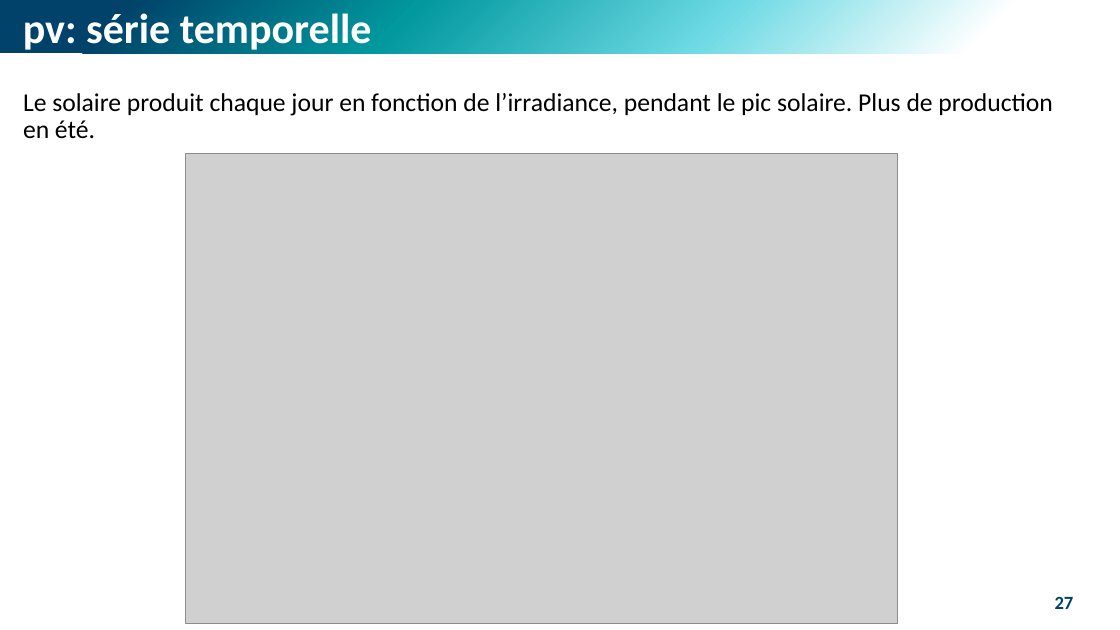
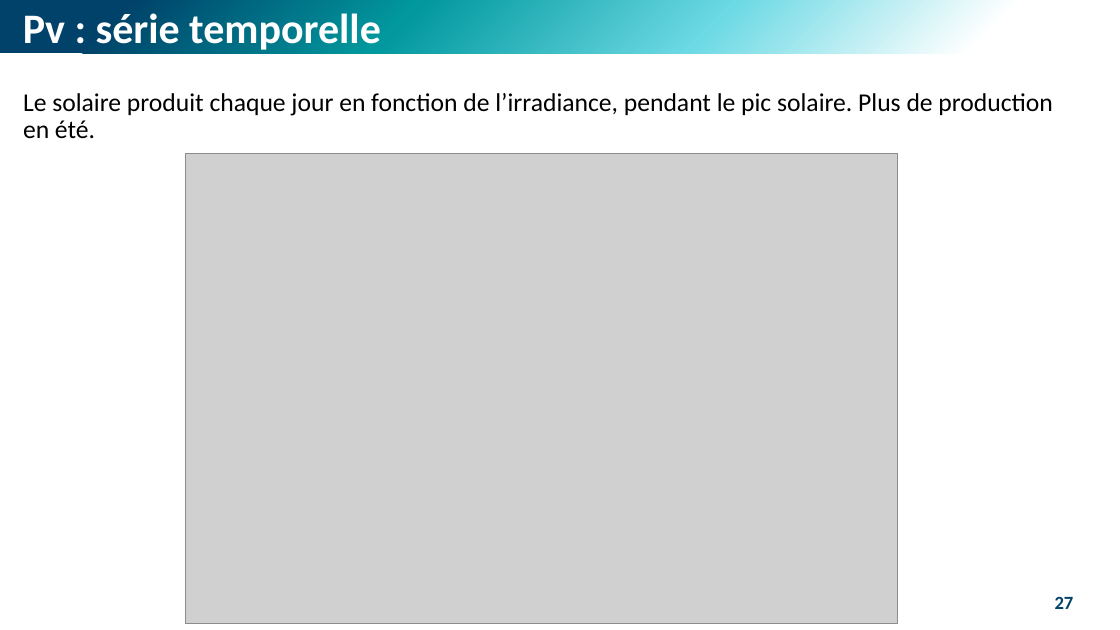
Before and after one commit to M-Berthelin/energy_mod_ISEL_MIX5, a slide deck: slide 27 of slides/1_ENR.pptx. Drawn at 1120x630 pixels with LibreOffice and Linux fonts; fonts in the diff are those of the drawing; grey boxes stand for pictures. Boxes give left, top, right and bottom in pixels: in the first picture for what was removed or moved away, otherwise in the second. Text is boxed around its words. In the diff, an @@ line names an element or a change of style, - is before the commit and + after.

```diff
--- a/slides/1_ENR.pptx
+++ b/slides/1_ENR.pptx
@@ text at <box>23,9,381,54</box>: text changed @@
-pv: série temporelle
+Pv : série temporelle
```
Also in this commit, not shown: 17 other slides changed, 1 other file.
